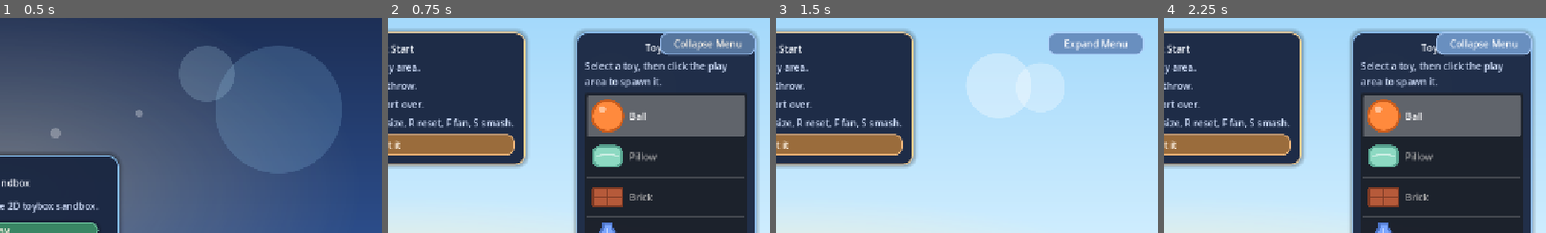
Above: before the commit, frames 1-4 (left to right).
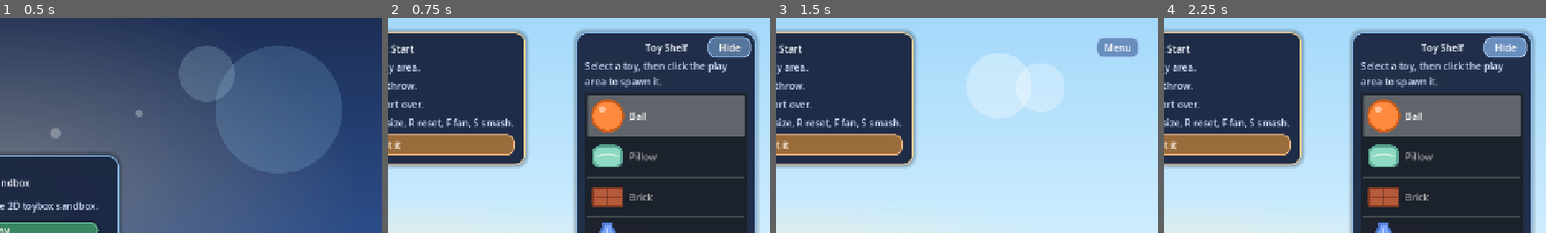
Above: after the commit, the same moments.

Repository: SoundBlaster/ToysSandbox
Game: Godot game, scene res://scenes/boot/Boot.tscn
Same seed, same stepped clock (60 frames per second), same inputs: the game is played once before the commit and once after it.
Inputs:
- Up to frame 1 (0.5 s): no input
- Up to frame 2 (0.75 s): click "Play" at 0.5 s
- Up to frame 3 (1.5 s): click "Collapse Menu" (after the commit: "Hide") at 1.25 s
- Up to frame 4 (2.25 s): click "Expand Menu" (after the commit: "Menu") at 2 s
The pictures show only the part of the screen within x 50-100%, y 0-50%; the shares and areas given below are measured in that part.

Frame 1 is identical in both runs. In frame 2, 2.0% of the frame differs, in the area x 71-97%, y 6-19%; in frame 3, 2.0%; in frame 4, 2.3%.

Commit message:
Polish P2-T10 toggle copy and alignment

Diff:
--- a/scenes/game/Sandbox.tscn
+++ b/scenes/game/Sandbox.tscn
@@ -72,11 +72,11 @@
 [node name="MenuToggleButton" type="Button" parent="CanvasLayer"]
 anchor_left = 1.0
 anchor_right = 1.0
-offset_left = -184.0
-offset_top = 24.0
-offset_right = -24.0
-offset_bottom = 62.0
-text = "Collapse Menu"
+offset_left = -104.0
+offset_top = 32.0
+offset_right = -32.0
+offset_bottom = 60.0
+text = "Hide"
 
 [node name="OnboardingOverlay" type="PanelContainer" parent="CanvasLayer"]
 visible = false
--- a/scripts/game/Sandbox.gd
+++ b/scripts/game/Sandbox.gd
@@ -430,8 +430,8 @@
 func _set_menu_collapsed(collapsed: bool) -> void:
 	is_menu_collapsed = collapsed
 	menu_container.visible = not collapsed
-	menu_toggle_button.text = "Expand Menu" if collapsed else "Collapse Menu"
-	menu_toggle_button.tooltip_text = "Show in-game controls" if collapsed else "Hide in-game controls"
+	menu_toggle_button.text = "Menu" if collapsed else "Hide"
+	menu_toggle_button.tooltip_text = "Show menu" if collapsed else "Hide menu"
 
 func _build_panel_style(accent: Color, alpha: float) -> StyleBoxFlat:
 	var panel_style := StyleBoxFlat.new()
